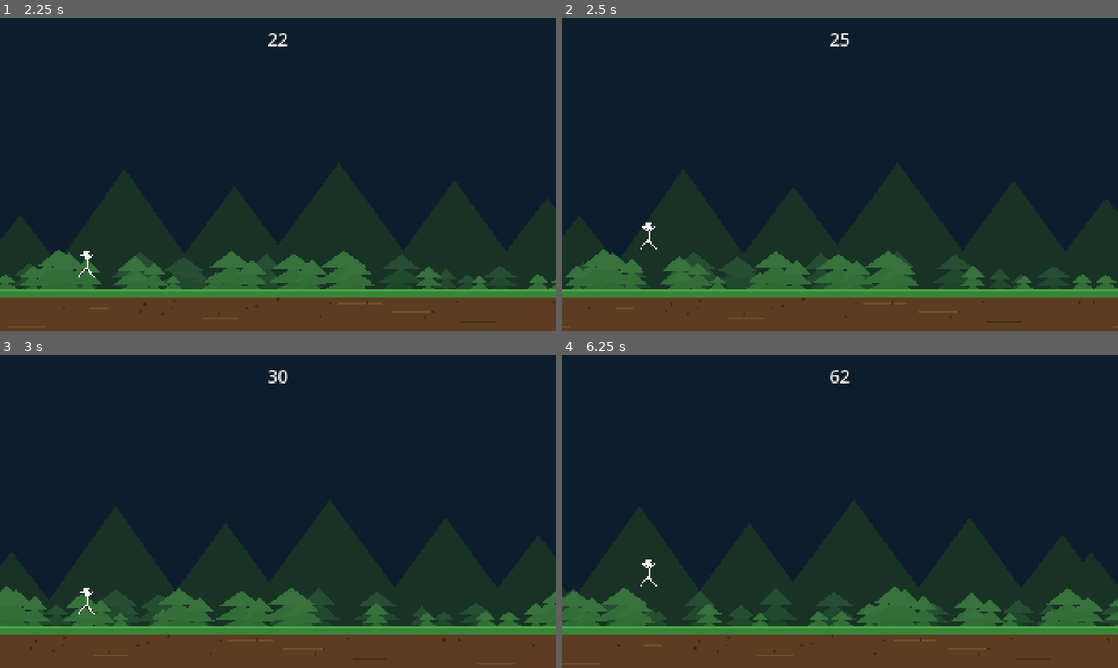
Above: before the commit, frames 1-4 (two rows, left to right).
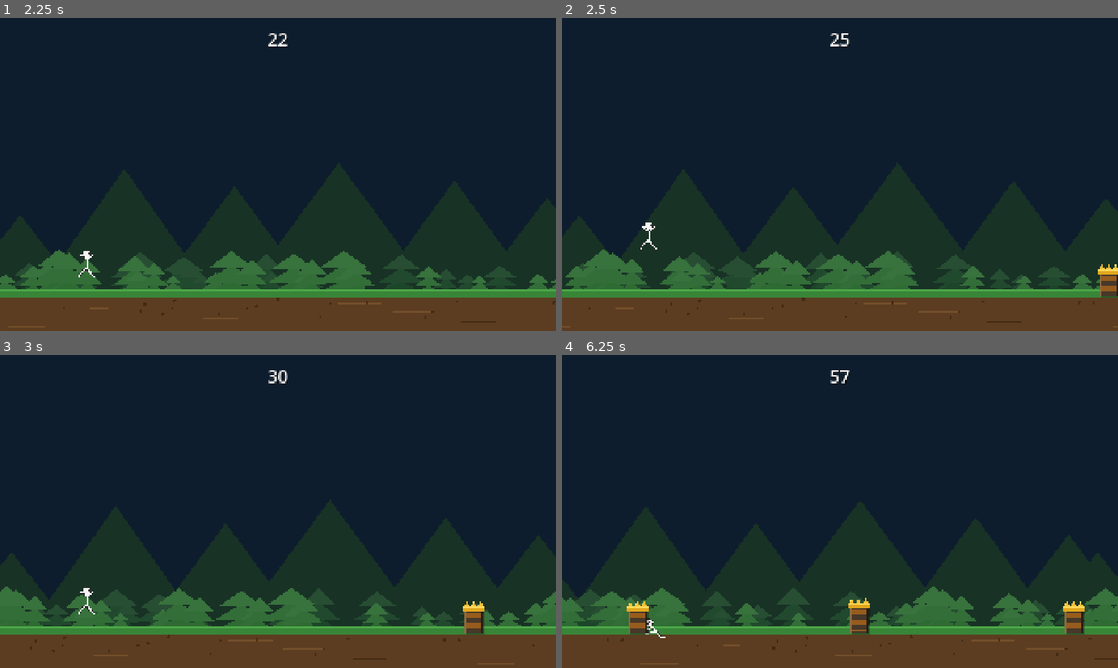
Above: after the commit, the same moments.

Repository: Charles2339/GoneGame
Game: Godot game, scene res://scenes/game/Main.tscn
The game is run twice, just before and just after one commit, with the same random seed, the same clock (stepped at 60 frames per second) and the same inputs.
Inputs (mouse positions are in pixels of both pictures, inside the frame that each line leads up to):
- Up to frame 1 (2.25 s): tap Enter at 0.5 s; move the mouse to (400, 158) at 0.52 s; click (400, 158) at 0.67 s; tap Space at 0.77, 1.52 s; move the mouse to (166, 190) at 1.27 s; click (166, 190) at 1.42 s; move the mouse to (333, 105) at 2.02 s; click (333, 105) at 2.17 s
- Up to frame 2 (2.5 s): no input
- Up to frame 3 (3 s): move the mouse to (250, 574) at 2.77 s; click (250, 574) at 2.92 s
- Up to frame 4 (6.25 s): tap Space at 3.02, 3.77, 4.52, 6.02 s; move the mouse to (1006, 558) at 3.52 s; click (1006, 558) at 3.67 s; move the mouse to (673, 464) at 4.27 s; click (673, 464) at 4.42 s; move the mouse to (867, 511) at 5.02 s; click (867, 511) at 5.17 s; move the mouse to (756, 433) at 5.77 s; click (756, 433) at 5.92 s

Frame 1 is identical in both runs. In frame 2, 0.3% of the frame differs, in the area x 96-100%, y 78-90%; in frame 3, 0.4%; in frame 4, 7.1%, in the area x 0-100%, y 4-98%.
Error before the commit: Parse Error: Cannot infer the type of "diff" variable because the value doesn't have a set type. (res://scripts/ObstacleSpawner.gd:74)

Commit message:
fix: remove type inference on dynamic node calls in ObstacleSpawner

Diff:
--- a/scripts/ObstacleSpawner.gd
+++ b/scripts/ObstacleSpawner.gd
@@ -5,44 +5,38 @@
 const SPAWN_X  := 2150.0
 const OBS_W    := 64.0
 
-# Each pattern: array of [height, gap_to_next] pairs
 const PATTERNS: Array = [
-	# Tier 1 (easy) ─ index 0-3
 	[[ 90.0, 0.0]],
 	[[110.0, 0.0]],
 	[[ 80.0, 0.0]],
 	[[100.0, 480.0], [95.0, 0.0]],
-	# Tier 2 (medium) ─ index 4-7
 	[[140.0, 0.0]],
 	[[ 80.0, 180.0], [120.0, 0.0]],
 	[[160.0, 0.0]],
 	[[100.0, 250.0], [ 85.0, 0.0]],
-	# Tier 3 (hard) ─ index 8-11
 	[[180.0, 0.0]],
 	[[ 80.0, 140.0], [ 80.0, 140.0], [120.0, 0.0]],
 	[[200.0, 0.0]],
 	[[120.0, 200.0], [120.0, 0.0]],
 ]
 
-var _timer    := 0.0
-var _interval := 1.9
+var _timer: float    = 0.0
+var _interval: float = 1.9
 
 func reset() -> void:
 	_timer    = 0.0
 	_interval = 1.9
 
 func _process(delta: float) -> void:
-	var main: Node2D = get_parent()
+	var main = get_parent()
 	if not main.game_running:
 		return
 
 	var spd: float = main.run_speed
 
-	# Move obstacles & collision
 	var player: CharacterBody2D = main.get_node("Player")
-	var pp := player.position
-	# Hitbox 15% smaller than visual (README §Hitbox forgiveness)
-	var margin := OBS_W * 0.15
+	var pp: Vector2 = player.position
+	var margin: float = OBS_W * 0.15
 	var p_rect := Rect2(pp.x - 18.0, pp.y - 40.0, 36.0, 80.0)
 
 	for child in get_children():
@@ -60,25 +54,22 @@
 			main.on_player_hit()
 			return
 
-	# Spawn timer
 	_timer += delta
 	if _timer >= _interval:
-		_timer    = 0.0
-		_interval = _next_interval(main)
-		_spawn_pattern(main)
+		_timer = 0.0
+		var diff: float = main.get_difficulty()
+		_interval = maxf(0.65, 1.9 - diff * 0.38)
+		_spawn_pattern(diff)
 
-func _next_interval(main: Node2D) -> float:
-	return maxf(0.65, 1.9 - main.get_difficulty() * 0.38)
-
-func _spawn_pattern(main: Node2D) -> void:
-	var diff  := main.get_difficulty()
-	var tier  := mini(int(diff), 2)
-	var cap   := [3, 7, 11][tier]
-	var pat   : Array = PATTERNS[randi() % (cap + 1)]
-	var x     := SPAWN_X
+func _spawn_pattern(diff: float) -> void:
+	var tier: int = mini(int(diff), 2)
+	var tier_caps: Array = [3, 7, 11]
+	var cap: int = tier_caps[tier]
+	var pat: Array = PATTERNS[randi() % (cap + 1)]
+	var x: float = SPAWN_X
 	for seg in pat:
-		var h: float = seg[0]
-		var gap: float = seg[1]
+		var h: float = float(seg[0])
+		var gap: float = float(seg[1])
 		var obs := SCENE.instantiate()
 		obs.set_meta("height", h)
 		obs.position = Vector2(x, GROUND_Y - h)
